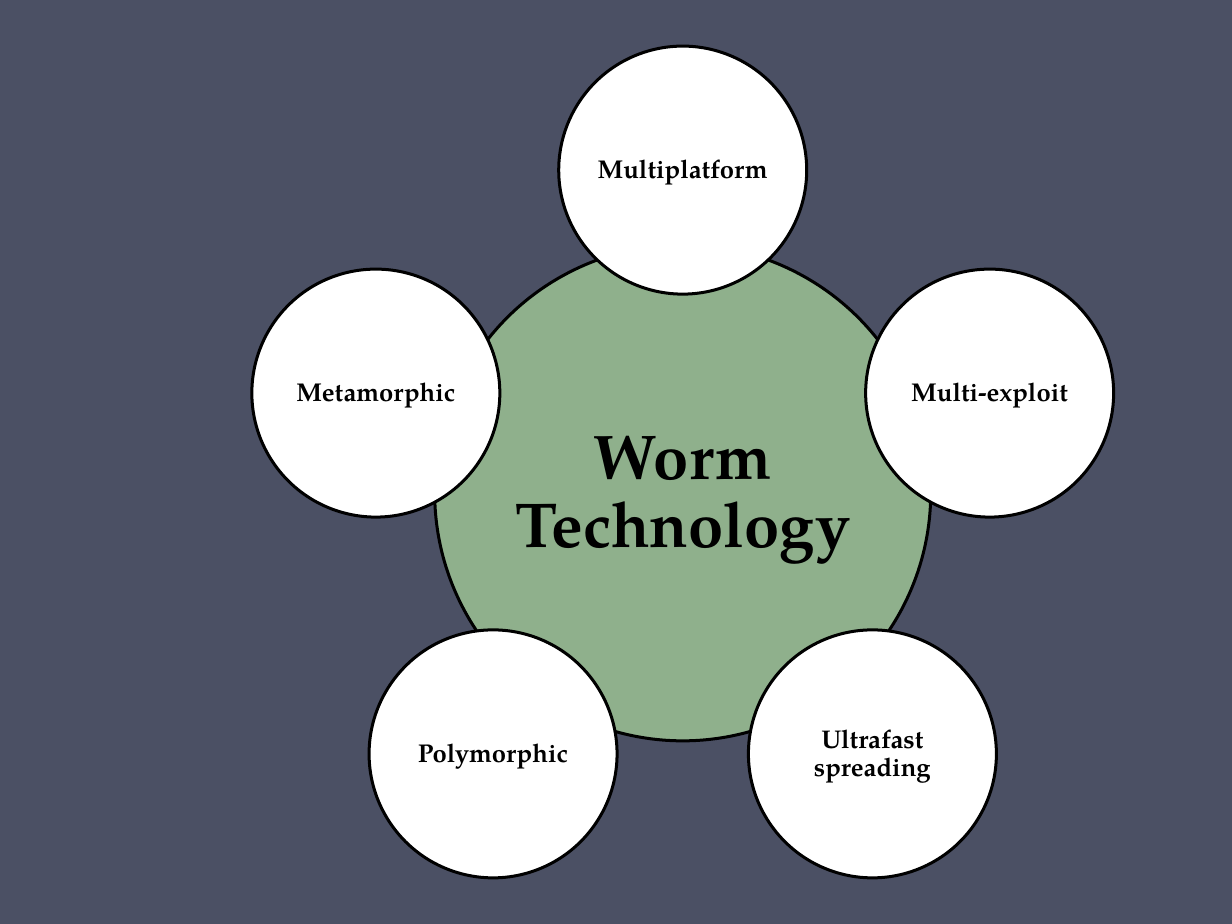
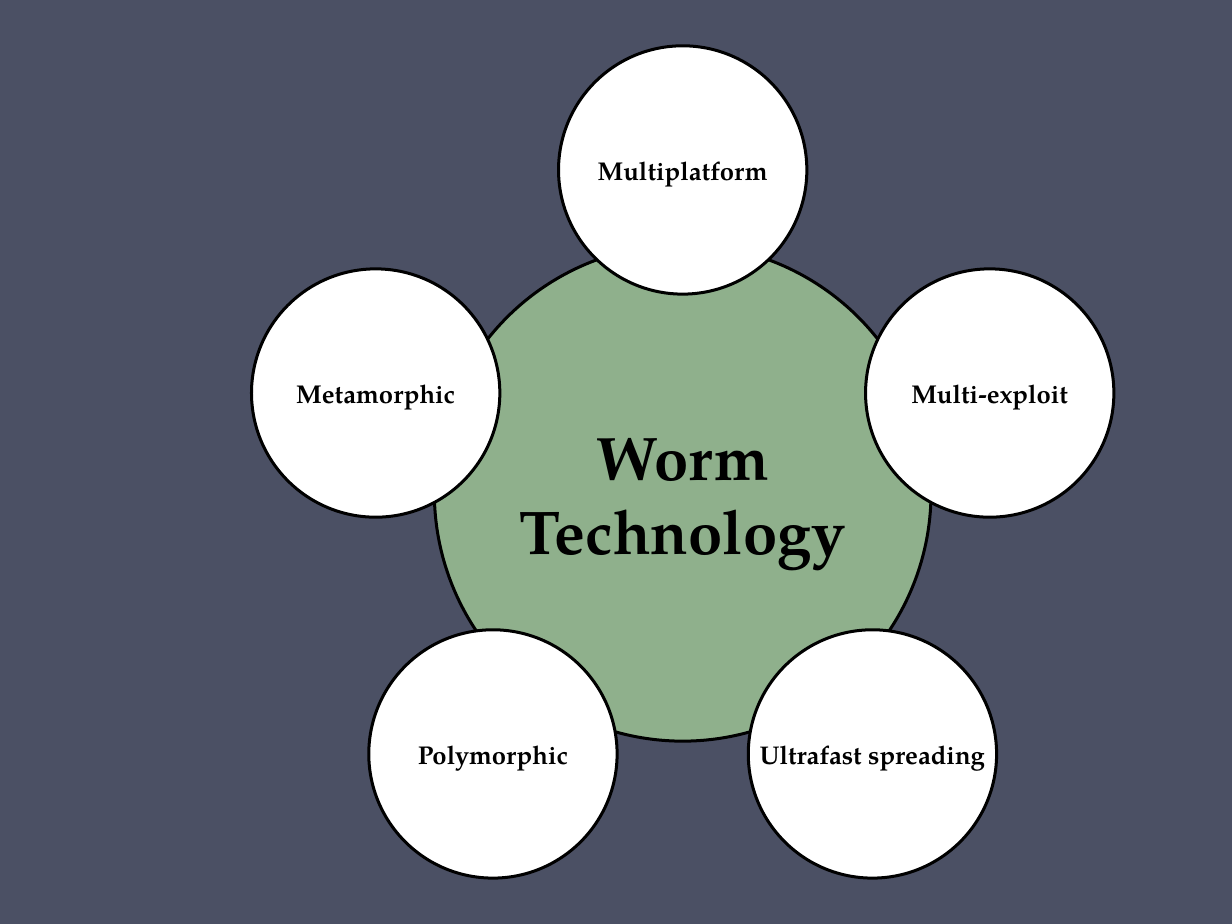
Before and after one commit to Syed007Hassan/Fast-Material-CS-SE, a slide deck: slide 13 of 7TH SEMESTER/Information Security - Abdul Aziz/Letures old/CH06-CompSec4e_Malicious Software.pptx. Drawn at 1232x924 pixels with LibreOffice and Linux fonts; fonts in the diff are those of the drawing. Boxes give left, top, right and bottom in pixels: in the first picture for what was removed or moved away, otherwise in the second. Text is boxed around its words. In the diff, an @@ line names an element or a change of style, - is before the commit and + after.

```diff
--- a/7TH SEMESTER/Information Security - Abdul Aziz/Letures old/CH06-CompSec4e_Malicious Software.pptx
+++ b/7TH SEMESTER/Information Security - Abdul Aziz/Letures old/CH06-CompSec4e_Malicious Software.pptx
@@ text "Worm Technology" at (x1=519, y1=438, x2=845, y2=571): size 37 to 36 pt; line spacing 0.9 to 1 @@
@@ line spacing 0.9 to 1 in 5 elements at (x1=598, y1=161, x2=768, y2=187), (x1=760, y1=745, x2=985, y2=771), (x1=418, y1=745, x2=568, y2=771), (x1=296, y1=384, x2=455, y2=410), (x1=911, y1=384, x2=1068, y2=410) @@
@@ text "Ultrafast spreading" moved from (x1=814, y1=729, x2=931, y2=783) to (x1=760, y1=745, x2=985, y2=771) @@
```
Also in this commit, not shown: 16 other slides changed, 49 other files.
